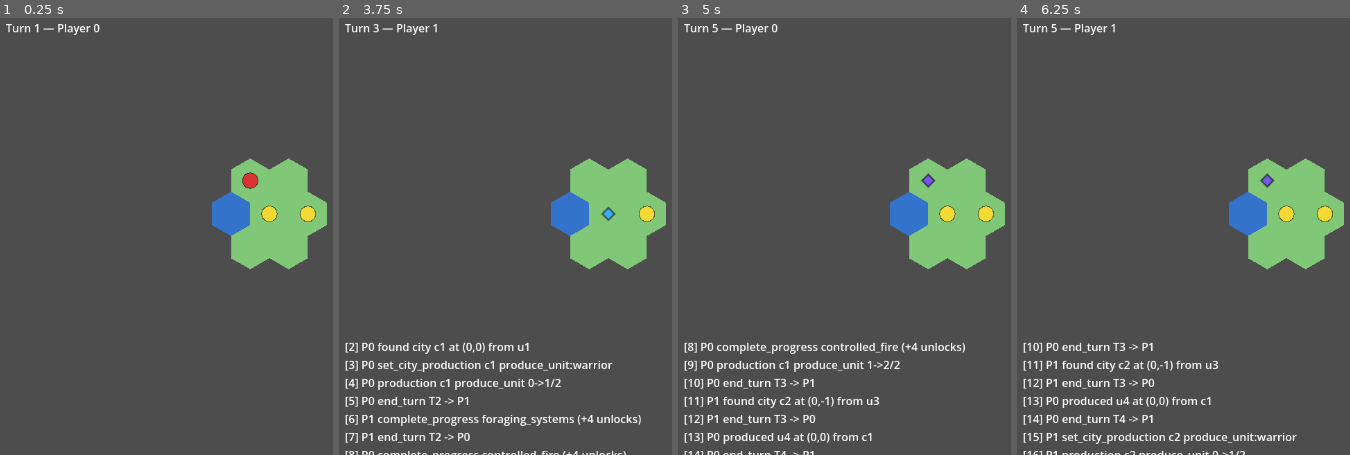
Above: before the commit, frames 1-4 (left to right).
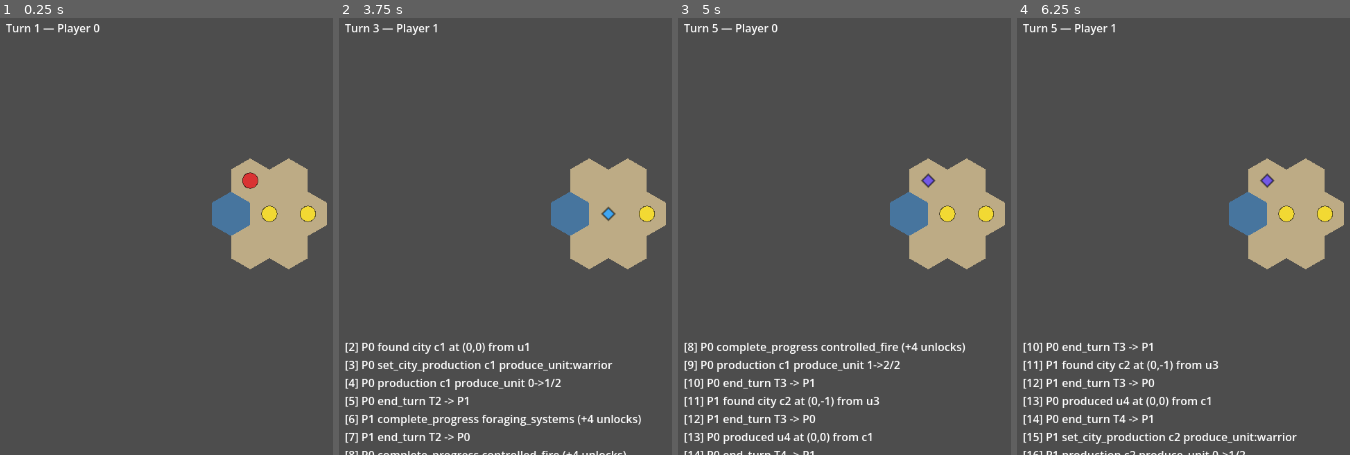
Above: after the commit, the same moments.

Repository: nizlas/EmpireOfMinds
Game: Godot game, scene res://main.tscn
Two runs of this game, one before a commit and one after it. Both use one fixed random seed, a clock stepped at 60 frames per second and the inputs below.
Inputs (mouse positions are in pixels of both pictures, inside the frame that each line leads up to):
- Up to frame 1 (0.25 s): no input
- Up to frame 2 (3.75 s): tap Enter at 0.5, 2, 3.5 s; move the mouse to (outside the picture) at 0.52 s; tap F at 0.6, 3.6 s; click (outside the picture) at 0.67 s; tap Space at 0.77, 1.25, 1.52, 2.75, 3.02 s; move the mouse to (572, 253) at 1.27 s; hold A 1.28-2.03 s; tap P at 1.35 s; move the mouse to (outside the picture) at 2.02 s; tap G at 2.1 s; move the mouse to (outside the picture) at 2.77 s; tap H at 2.85 s; click (outside the picture) at 2.92 s; move the mouse to (outside the picture) at 3.52 s; hold A from 3.53 s (still down)
- Up to frame 3 (5 s): keep holding A; tap Space at 3.77, 4.25, 4.52 s; move the mouse to (831, 162) at 4.27 s; tap P at 4.35 s
- Up to frame 4 (6.25 s): move the mouse to (outside the picture) at 5.02 s; tap G at 5.1 s; click (outside the picture) at 5.17 s; move the mouse to (1290, 118) at 5.77 s; release A at 5.78 s; tap H at 5.85 s; tap Space at 6.02 s

The runs differ from the first frame. In frame 1, 5.8% of the frame differs, in the area x 63-99%, y 32-58%; in frame 2, 6.0%; in frame 3, 5.8%; in frame 4, 5.8%.

Commit message:
rendering: improve terrain readability colors

Diff:
--- a/game/presentation/map_view.gd
+++ b/game/presentation/map_view.gd
@@ -14,10 +14,11 @@
 var layout
 
 static func _terrain_to_color(terrain: int) -> Color:
+	# Phase 4.1 — readable prototype palette (parchment land vs calm water). Not final art.
 	if terrain == HexMapScript.Terrain.PLAINS:
-		return Color(0.50, 0.78, 0.47)
+		return Color(0.74, 0.67, 0.52)
 	if terrain == HexMapScript.Terrain.WATER:
-		return Color(0.20, 0.45, 0.80)
+		return Color(0.28, 0.46, 0.62)
 	return Color(1.0, 0.0, 1.0)
 
 static func compute_draw_items(a_map, a_layout) -> Array:
Not shown, changed: docs/DECISION_LOG.md
Not shown, changed: docs/PHASE_PLAN.md
Not shown, changed: docs/RENDERING.md
Not shown, changed: docs/VISUAL_DIRECTION.md
